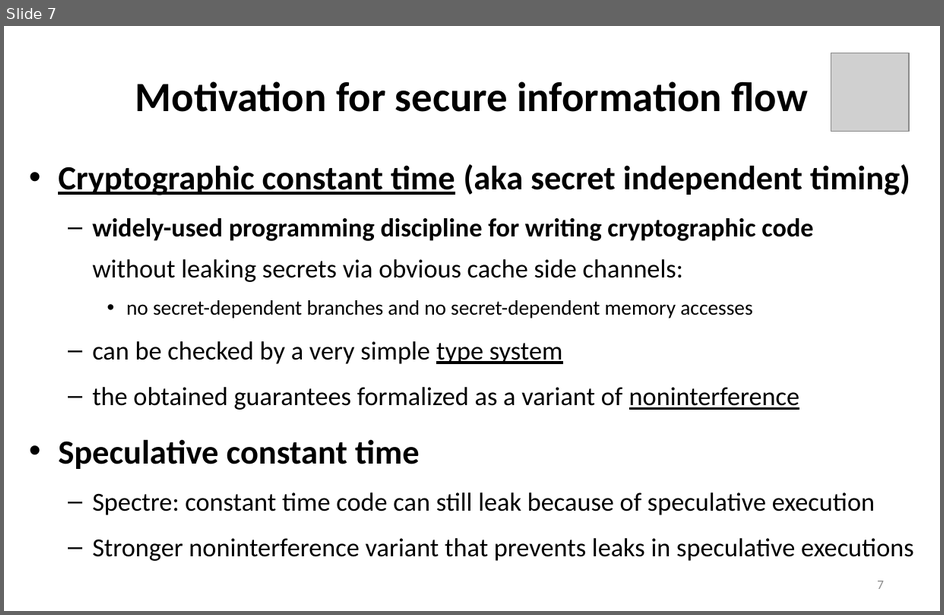
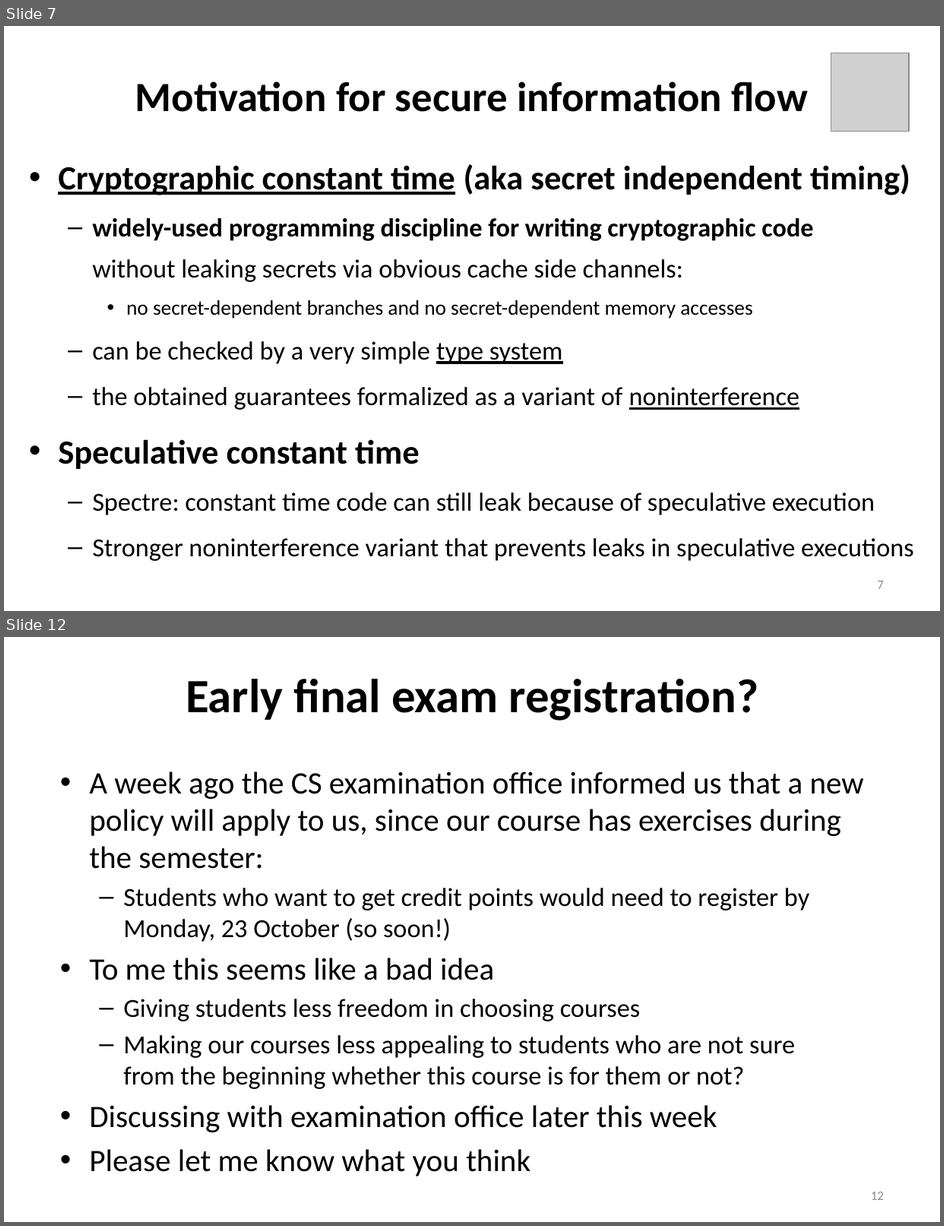
Before and after one commit to mpi-sp-foe-2023-24/mpi-sp-foe-2023-24.github.io, a slide deck: slides-by-us/Intro-FoE-2023-24.pptx. Shown one above the other, each under a label of ours: slide 7 before the commit, slides 7 and 12 after it; the slides between them are not shown. The pictures are 944x615 and 944x1226 pixels, drawn with LibreOffice and Linux fonts; fonts in the diff are those of the drawing; grey boxes stand for pictures. Boxes give left, top, right and bottom in pixels: in the first picture for what was removed or moved away, otherwise in the second. Text is boxed around its words. In the diff, an @@ line names an element or a change of style, - is before the commit and + after.

Commit message:
My intro slides from first course

```diff
--- a/slides-by-us/Intro-FoE-2023-24.pptx
+++ b/slides-by-us/Intro-FoE-2023-24.pptx
@@ slide 12 added at <box>4,637,940,1222</box>, background #FFFFFF @@
@@ title added at <box>186,679,759,721</box>, 36.7 pt, text #000000, bold @@
+Early final exam registration?
@@ text added at <box>89,772,864,1133</box>, 20 pt, text #000000 @@
+• A week ago the CS examination office informed us that a new policy will apply to us, since our course has exercises during the semester:
+  – Students who want to get credit points would need to register by Monday, 23 October (so soon!)
+• To me this seems like a bad idea
+  – Giving students less freedom in choosing courses
+  – Making our courses less appealing to students who are not sure
+    from the beginning whether this course is for them or not?
+• Discussing with examination office later this week
+• Please let me know what you think
@@ page number added at <box>871,1192,884,1200</box>, 10 pt, text #8C8C8C @@
+12
```
Also in this commit, not shown: 6 slides changed, 1 other file.
